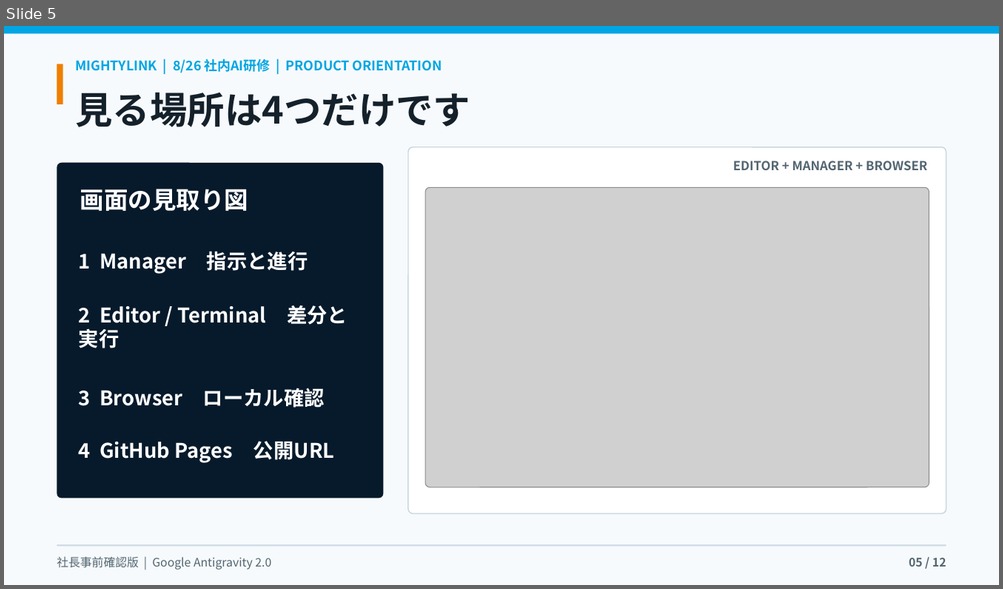
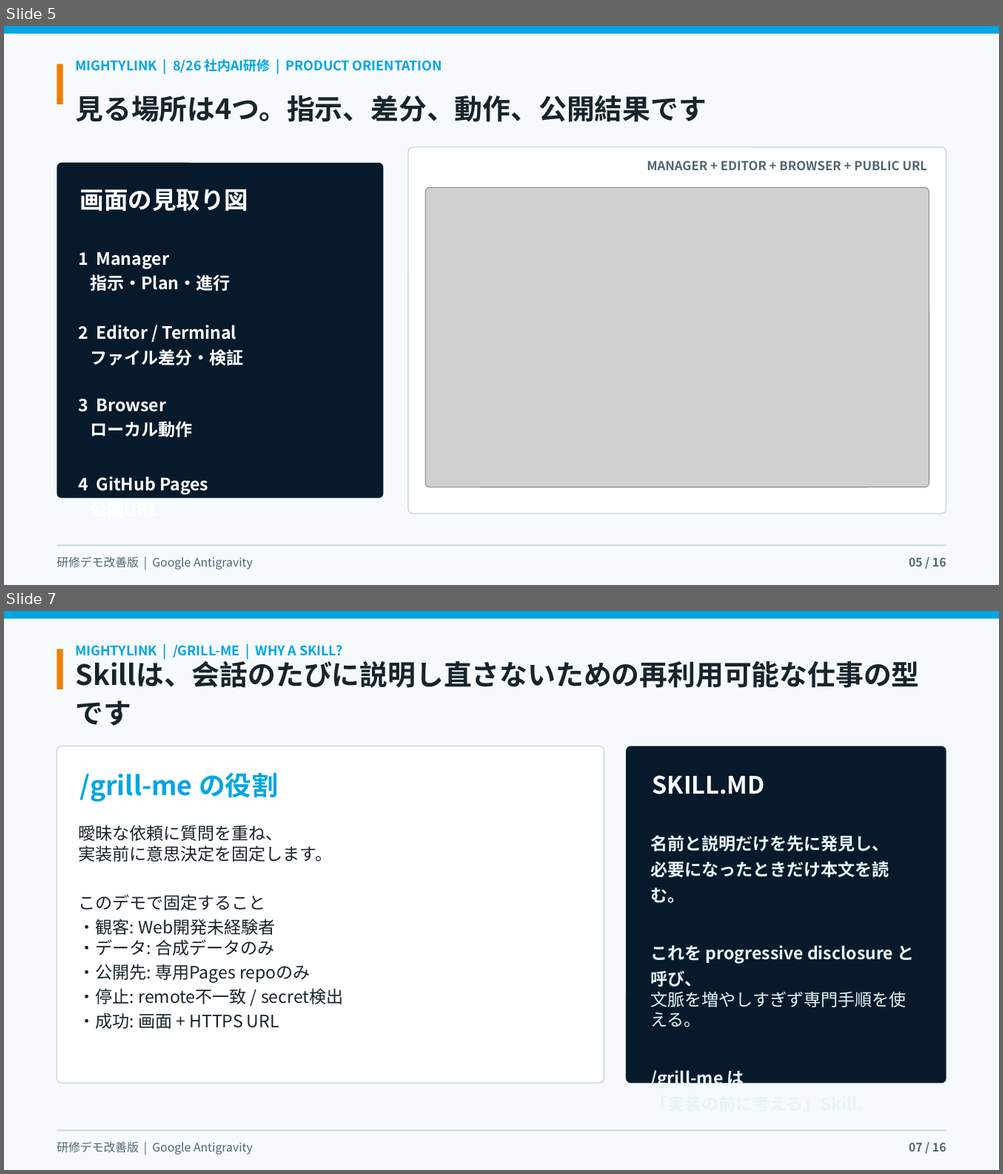
Before and after one commit to kanta13jp1/mighty-link-ai-connect, a slide deck: exports/mighty_skill_bridge_antigravity_user_guide_2026.pptx. Shown one above the other, each under a label of ours: slide 5 before the commit, slides 5 and 7 after it; the slides between them are not shown. The pictures are 1003x589 and 1003x1174 pixels, drawn with LibreOffice and Linux fonts; fonts in the diff are those of the drawing; grey boxes stand for pictures; background and template pictures are left out. Boxes give left, top, right and bottom in pixels: in the first picture for what was removed or moved away, otherwise in the second. Text is boxed around its words. In the diff, an @@ line names an element or a change of style, - is before the commit and + after.

Commit message:
feat: expand Antigravity workshop with skills workflow

```diff
--- a/exports/mighty_skill_bridge_antigravity_user_guide_2026.pptx
+++ b/exports/mighty_skill_bridge_antigravity_user_guide_2026.pptx
@@ slide 7 added at box(4, 611, 999, 1170), background #F7FAFC @@
@@ rectangle added at box(4, 611, 999, 618), fill #00A5E3 @@
@@ rectangle added at box(57, 649, 63, 689), fill #EF7E00 @@
@@ text added at box(76, 644, 342, 658), 12.8 pt, text #00A5E3, bold @@
+MIGHTYLINK | /GRILL-ME | WHY A SKILL?
@@ text added at box(76, 657, 919, 726), 27 pt, text #17242B, bold @@
+Skillは、会話のたびに説明し直さないための再利用可能な仕事の型です
@@ rounded rectangle added at box(57, 746, 604, 1083), fill #FFFFFF, outline #C9D8E1 1.05 pt, 25.5 pt, text #00A5E3, bold @@
+/grill-me の役割
@@ rounded rectangle added at box(626, 746, 945, 1083), fill #071A2B, 23.2 pt, text #FFFFFF, bold @@
+SKILL.MD
@@ text added at box(79, 825, 343, 1029), 16.5 pt, text #17242B @@
+曖昧な依頼に質問を重ね、
+実装前に意思決定を固定します。
+このデモで固定すること
+・観客: Web開発未経験者
+・データ: 合成データのみ
+・公開先: 専用Pages repoのみ
+・停止: remote不一致 / secret検出
+・成功: 画面 + HTTPS URL
@@ text added at box(651, 835, 913, 1028), 16.5 pt, text #E8F4F7, bold @@
+名前と説明だけを先に発見し、
+必要になったときだけ本文を読む。
+これを progressive disclosure と呼び、
+文脈を増やしすぎず専門手順を使える。
+/grill-me は
+「実装の前に考える」Skill。
@@ text added at box(57, 1142, 253, 1155), 11.2 pt, text #526571 @@
+研修デモ改善版 | Google Antigravity
@@ rectangle added at box(57, 1130, 946, 1132), fill #C9D8E1 @@
@@ text added at box(908, 1143, 946, 1152), 11.2 pt, text #526571, bold @@
+07 / 16
@@ slide 5 changed as well @@
@@ text at box(76, 96, 706, 122): text changed; size 36 to 27 pt; text colour #14212B to #17242B @@
-見る場所は4つだけです
+見る場所は4つ。指示、差分、動作、公開結果です
@@ text in rounded rectangle at box(646, 161, 928, 170): text changed @@
-EDITOR + MANAGER + BROWSER
+MANAGER + EDITOR + BROWSER + PUBLIC URL
@@ text at box(79, 252, 243, 521): text changed; size 19.5 to 16.5 pt @@
-1 Manager 指示と進行
-2 Editor / Terminal 差分と実行
-3 Browser ローカル確認
-4 GitHub Pages 公開URL
+1 Manager
+指示・Plan・進行
+2 Editor / Terminal
+ファイル差分・検証
+3 Browser
+ローカル動作
+4 GitHub Pages
+公開URL
@@ text at box(57, 557, 253, 570): text changed @@
-社長事前確認版 | Google Antigravity 2.0
+研修デモ改善版 | Google Antigravity
@@ text at box(908, 558, 946, 567): text changed @@
-05 / 12
+05 / 16
```
Also in this commit, not shown: 9 other slides changed, 5 other slides added, 2 slides removed, 23 other files.
